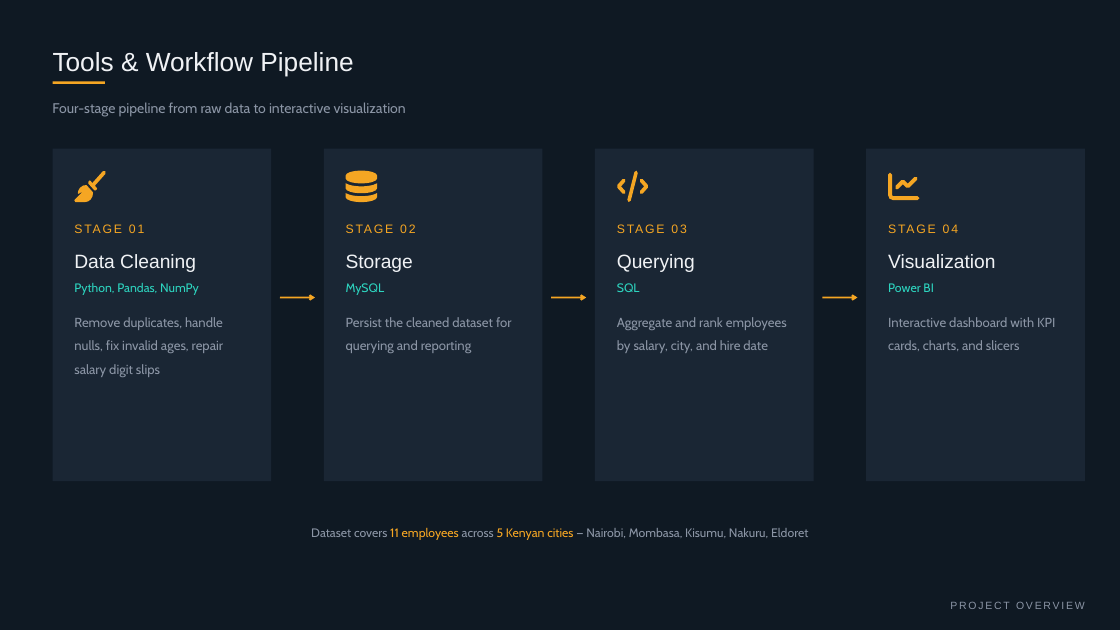
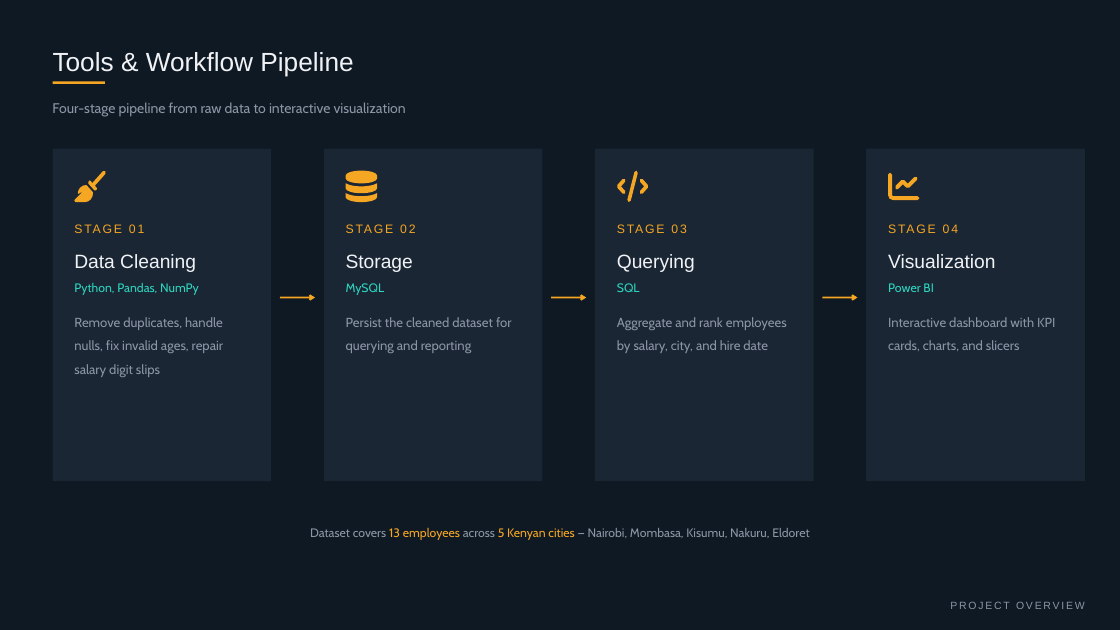
Before and after one commit to Riq-wq/employee-salary-headcount-dashboard, a slide deck: slide 4 of reports/Employee Salary & Headcount Dashboard.pptx. Drawn at 1120x630 pixels with LibreOffice and Linux fonts; fonts in the diff are those of the drawing. Boxes give left, top, right and bottom in pixels: in the first picture for what was removed or moved away, otherwise in the second. Text is boxed around its words. In the diff, an @@ line names an element or a change of style, - is before the commit and + after.

Commit message:
Update PPTX to 13-employee snapshot with London at Eldoret

```diff
--- a/reports/Employee Salary & Headcount Dashboard.pptx
+++ b/reports/Employee Salary & Headcount Dashboard.pptx
@@ text at (310, 528, 809, 540): text changed @@
-Dataset covers 11 employees across 5 Kenyan cities — Nairobi, Mombasa, Kisumu, Nakuru, Eldoret
+Dataset covers 13 employees across 5 Kenyan cities — Nairobi, Mombasa, Kisumu, Nakuru, Eldoret
```
Also in this commit, not shown: 6 other slides changed.
